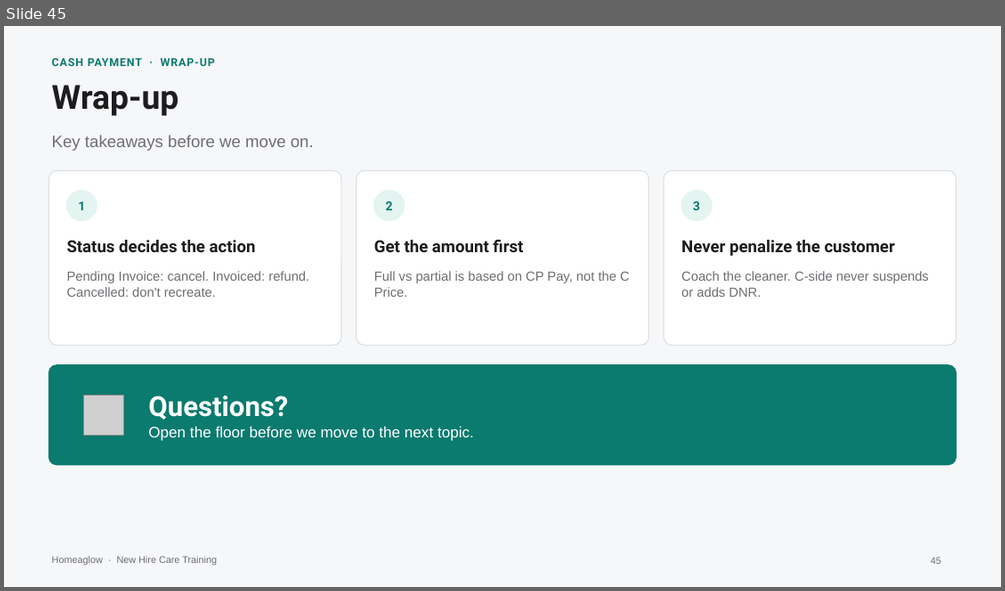
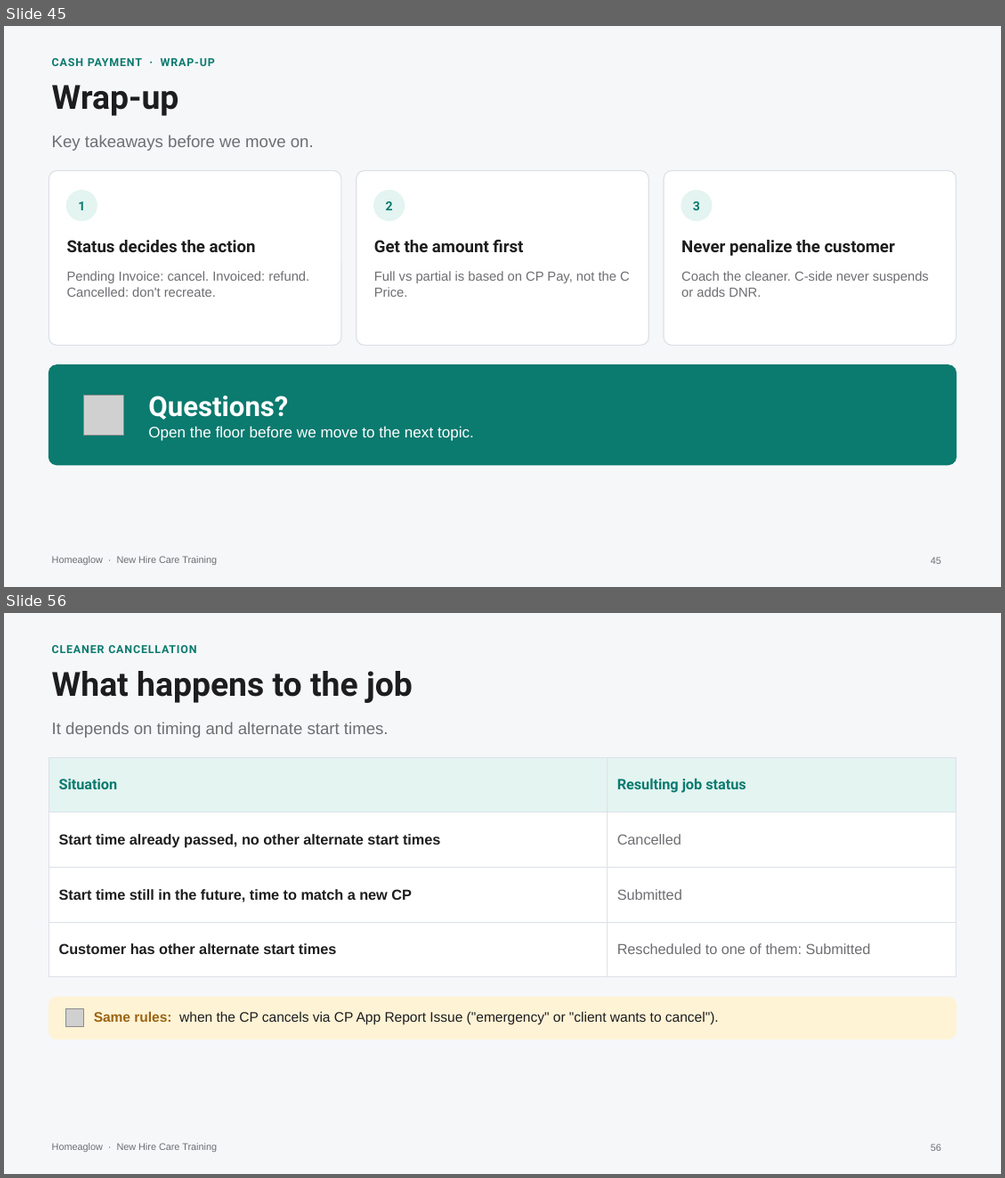
Before and after one commit to anjulimichelle/training, a slide deck: billing-disputes/billing-disputes-cash-payments.pptx. Shown one above the other, each under a label of ours: slide 45 before the commit, slides 45 and 56 after it; the slides between them are not shown. The pictures are 1005x591 and 1005x1178 pixels, drawn with LibreOffice and Linux fonts; fonts in the diff are those of the drawing; grey boxes stand for pictures. Boxes give left, top, right and bottom in pixels: in the first picture for what was removed or moved away, otherwise in the second. Text is boxed around its words. In the diff, an @@ line names an element or a change of style, - is before the commit and + after.

```diff
--- a/billing-disputes/billing-disputes-cash-payments.pptx
+++ b/billing-disputes/billing-disputes-cash-payments.pptx
@@ slide 56 added at bbox=[4, 613, 1001, 1174], background #F6F7F9; not listed: 1 template element that a slide beside it also shows @@
@@ text added at bbox=[52, 645, 196, 653], 8 pt, text #0B7A6F, bold @@
+CLEANER CANCELLATION
@@ text added at bbox=[52, 671, 413, 703], 24 pt, text #1D1D1F, bold @@
+What happens to the job
@@ text added at bbox=[52, 722, 388, 738], 12 pt, text #6E6E73 @@
+It depends on timing and alternate start times.
@@ table added at bbox=[48, 757, 956, 957], 4 rows, 2 columns @@
+Situation | Resulting job status
+Start time already passed, no other alternate start times | Cancelled
+Start time still in the future, time to match a new CP | Submitted
+Customer has other alternate start times | Rescheduled to one of them: Submitted
@@ rounded rectangle added at bbox=[48, 997, 956, 1038], fill #FFF3D6, outline #FFF3D6 0.75 pt @@
@@ picture added at bbox=[65, 1009, 84, 1027] @@
@@ text added at bbox=[94, 1011, 719, 1024], 10 pt, text #1D1D1F @@
+Same rules: when the CP cancels via CP App Report Issue ("emergency" or "client wants to cancel").
@@ page number added at bbox=[930, 1143, 941, 1151], 7 pt, text #6E6E73 @@
+56
```
Also in this commit, not shown: 6 slides changed, 21 other slides added, 4 other files.
